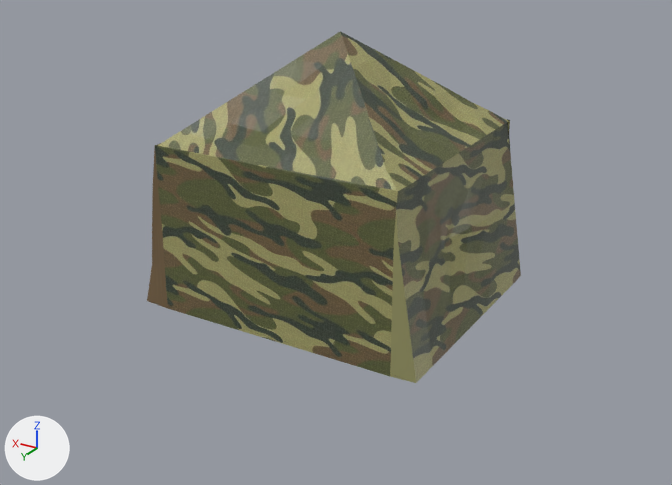
What one commit did to the Blender file Models/KGB.blend.
Rendered twice from a 50 mm camera at (-58.3, 98.1, 55.5) aimed at (-1.9, 4.2, 8.6). Every picture has the same lights, and +X, +Y and +Z are marked at lower left.

The first picture shows 'Palatka'.
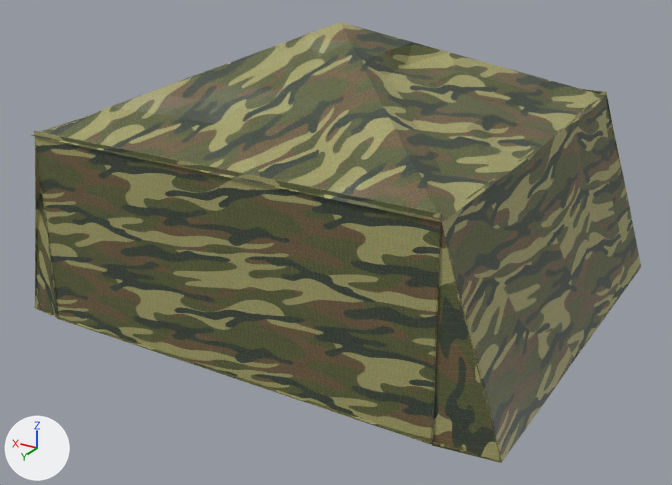
Changed parts and their boxes [x1, y1, x2, y2] in the pictures (672 x 485 px):
'Cube.001', added (yellow)
    after: [34, 89, 641, 463]
'Palatka', deleted (yellow)
    before: [147, 31, 521, 383]
    faces in mat_material_001 (picture img_палатка_jpg): [147, 31, 521, 383]
'Cone', added (beige)
    after: [31, 22, 604, 223]

Patch to the scene script:
```diff
--- a/Models/KGB.blend.py
+++ b/Models/KGB.blend.py
@@ me_cone @@
+me_cone.from_pydata(...)  # 194 vertices, 320 faces; spans x -0.98..1.0, y -1.0..1.0, z -1.0..1.0
+me_cone.materials.append(mat_material_024)  # picture img_палатка_jpg
@@ me_cube_002 @@
+me_cube_002.from_pydata(...)  # 675 vertices, 597 faces; spans x -1.0..1.0, y -1.0..1.0, z -10.0..725.0
+me_cube_002.materials.append(mat_material_024)  # picture img_палатка_jpg
@@ ob_palatka @@
-ob_palatka = bpy.data.objects.new('Palatka', me_plane_004)
-ob_palatka.location = (-0.8, -0.3, 17.4)
-ob_palatka.rotation_euler = (1.571, 0.0, 0.0)  # degrees (90, 0, 0)
-ob_palatka.scale = (16.4, 11.1, 16.4)
@@ ob_cone @@
+ob_cone = bpy.data.objects.new('Cone', me_cone)
+ob_cone.location = (0.0, 0.0, 29.8)
+ob_cone.rotation_euler = (0.0, 0.0, 0.785)  # degrees (0, 0, 45)
+ob_cone.scale = (37.3, 37.3, 5.76)
@@ ob_cube_001 @@
+ob_cube_001 = bpy.data.objects.new('Cube.001', me_cube_002)
+ob_cube_001.location = (0.0, 25.9, 12.2)
+ob_cube_001.rotation_euler = (1.571, 0.0, 0.0)  # degrees (90, 0, 0)
+ob_cube_001.scale = (26.2, 12.4, 0.0725)
```
